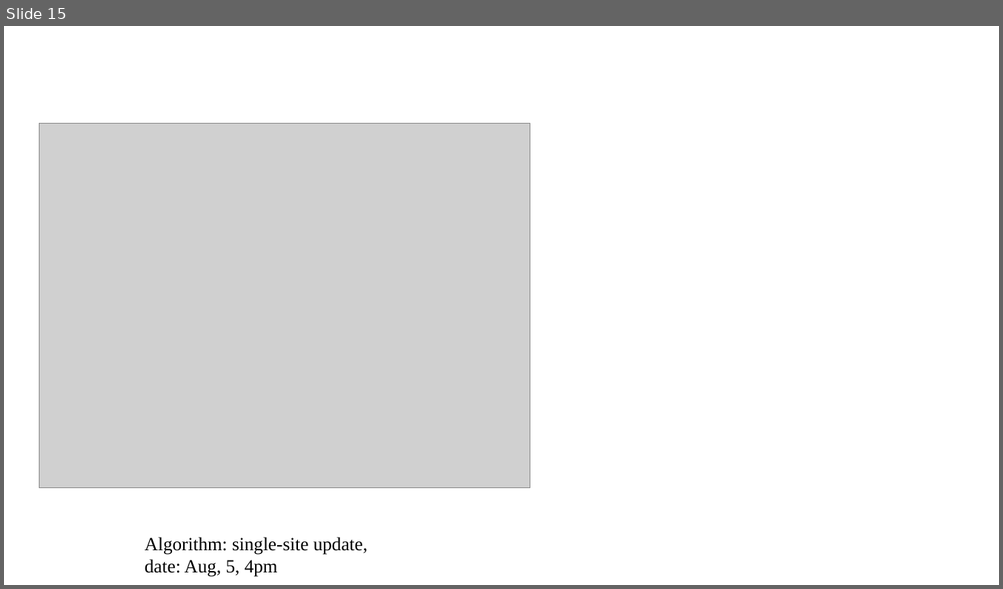
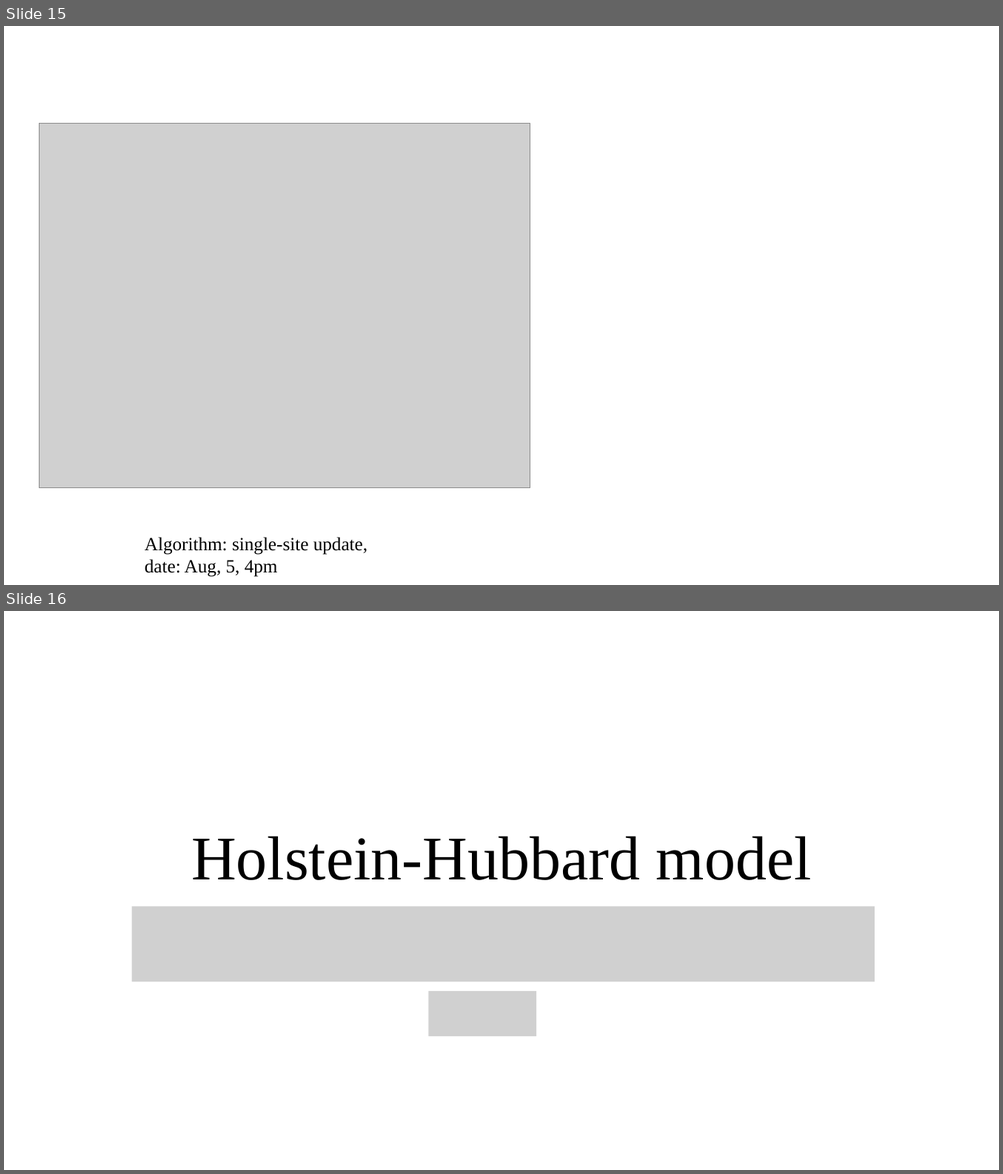
Before and after one commit to QuantumLiquids/SSH-Hubbard, a slide deck: note/SSH-Hubbard-Note5.pptx. Shown one above the other, each under a label of ours: slide 15 before the commit, slides 15 and 16 after it. The pictures are 1003x589 and 1003x1174 pixels, drawn with LibreOffice and Linux fonts; fonts in the diff are those of the drawing; grey boxes stand for pictures. Boxes give left, top, right and bottom in pixels: in the first picture for what was removed or moved away, otherwise in the second. Text is boxed around its words. In the diff, an @@ line names an element or a change of style, - is before the commit and + after.

```diff
--- a/note/SSH-Hubbard-Note5.pptx
+++ b/note/SSH-Hubbard-Note5.pptx
@@ slide 16 added at (4,611,999,1170), background #FFFFFF @@
@@ title added at (191,836,811,880), 60 pt, text #000000 @@
+Holstein-Hubbard model
@@ picture added at (131,906,874,982) @@
@@ picture added at (429,991,537,1037) @@
```
Also in this commit, not shown: 1 slide changed, 3 other slides added, 1 slide removed, 7 other files.
